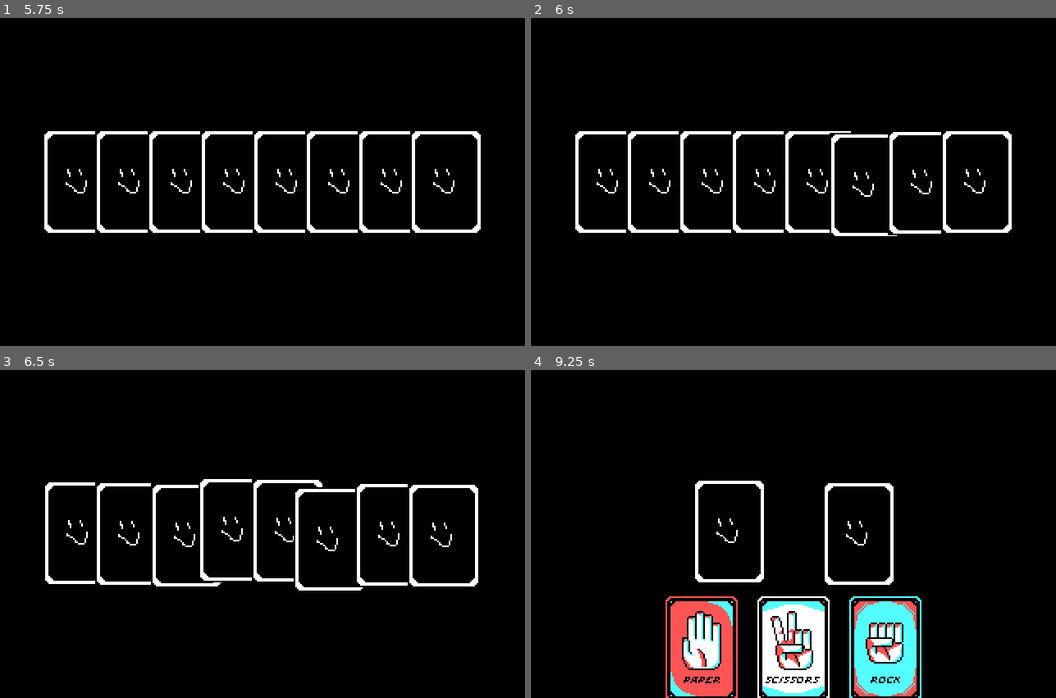
Above: before the commit, frames 1-4 (two rows, left to right).
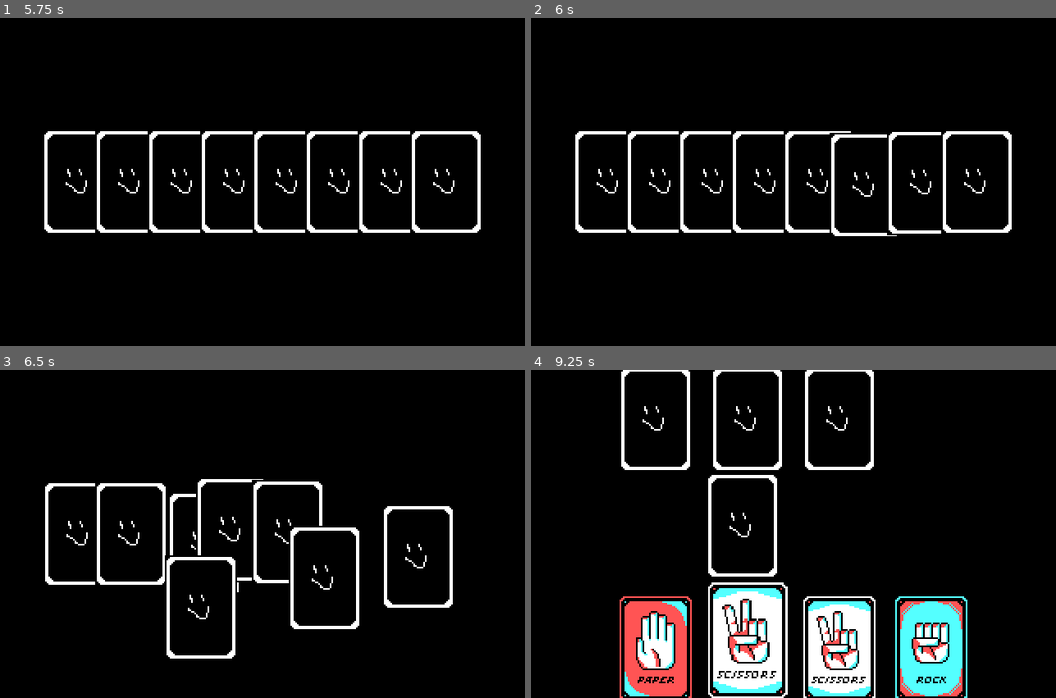
Above: after the commit, the same moments.

Repository: enunezs/EC2020GameJam
Game: Godot game, scene res://Game.tscn
The game is run twice, just before and just after one commit, with the same random seed, the same clock (stepped at 60 frames per second) and the same inputs.
Inputs (mouse positions are in pixels of both pictures, inside the frame that each line leads up to):
- Up to frame 1 (5.75 s): tap Enter at 0.5 s; move the mouse to (378, 165) at 0.52 s; click (378, 165) at 0.67 s; tap Space at 1.25 s; move the mouse to (0, 18) at 1.27 s; click (0, 18) at 1.42 s; move the mouse to (15, 37) at 2.02 s; click (15, 37) at 2.17 s; move the mouse to (173, 175) at 2.77 s; click (173, 175) at 2.92 s; move the mouse to (236, 182) at 3.52 s; click (236, 182) at 3.67 s; move the mouse to (288, 182) at 4.27 s; click (288, 182) at 4.42 s; move the mouse to (341, 182) at 5.02 s; click (341, 182) at 5.17 s
- Up to frame 2 (6 s): move the mouse to (924, 182) at 5.77 s; click (924, 182) at 5.92 s
- Up to frame 3 (6.5 s): no input
- Up to frame 4 (9.25 s): move the mouse to (977, 537) at 6.52 s; click (977, 537) at 6.67 s; move the mouse to (688, 550) at 7.27 s; click (688, 550) at 7.42 s; move the mouse to (846, 461) at 8.02 s; click (846, 461) at 8.17 s; move the mouse to (767, 599) at 8.77 s; click (767, 599) at 8.92 s

Frame 1 is identical in both runs. In frame 2, 0.1% of the frame differs, in the area x 67-77%, y 34-67%; in frame 3, 5.0%; in frame 4, 19%, in the area x 16-84%, y 0-100%.
Error before the commit: Invalid call. Nonexistent function 'face_up' in base 'Nil'. (res://MainGame.gd:142)

Commit message:
Hoverable cards. Almost there

Diff:
--- a/Cards/CardBase.gd
+++ b/Cards/CardBase.gd
@@ -14,6 +14,8 @@
 export(Texture) onready var scissors_texture
 
 var facing_up = true #Showing type by default
+
+var clickable = false
 
 #onready var rock_texture
 #onready var paper_texture
@@ -54,19 +56,16 @@
 	and event.button_index == BUTTON_LEFT \
 	and event.is_pressed():
 		self.on_click()
-	else:
-		self.on_hover()
+
 
 
 func on_click():
 	#tell parent
 	#print("CLICK")
-	get_parent().card_click(self)
+	if clickable:
+		clickable = get_parent().card_click(self)
 
-func on_hover():
-	#tell parent
-	#print("HOVER")
-	pass
+
 
 
 
@@ -77,6 +76,27 @@
 	tween.start()
 
 	yield(tween, "tween_completed")
+	#position=target
+
+func float_to(target):
+	#var tween = get_node("Tween")
+	#tween.interpolate_property(self, "position", position, target, 2, Tween.TRANS_QUINT, Tween.EASE_IN_OUT)
+	$AnimationPlayer.play("FloatUp")
+	yield( get_node("AnimationPlayer"), "animation_finished" )
+
+
+	var pos_error = 25
+	var angle_error = 20
+	#randi() % (MAX - MIN) + MIN
+
+	position = target + Vector2(randi() % (2*pos_error) - pos_error, randi() % (2*pos_error) - pos_error)
+
+	rotation_degrees = randi() % (2*angle_error) - angle_error
+	$AnimationPlayer.play("FloatDown")
+
+	#tween.start()
+
+	#yield(tween, "tween_completed")
 	#position=target
 
 
@@ -101,3 +121,20 @@
 	pass
 
 #TODO ON HOVER
+
+
+
+func _on_CardBase_mouse_entered():
+	if clickable:
+		$AnimationPlayer.play("Hover")
+	pass # Replace with function body.
+
+
+func _on_CardBase_mouse_exited():
+	if clickable:
+		$AnimationPlayer.play("Un-hover")
+	else:
+		$Sprite.scale = Vector2(1,1)
+		$Sprite.position = Vector2(0,0)
+
+	pass # Replace with function body.
--- a/Cards/CardBase.tscn
+++ b/Cards/CardBase.tscn
@@ -95,6 +95,59 @@
 "values": [ Color( 1, 1, 1, 1 ), Color( 1, 1, 1, 0 ) ]
 }
 
+[sub_resource type="Animation" id=6]
+resource_name = "Hover"
+length = 0.15
+step = 0.05
+tracks/0/type = "value"
+tracks/0/path = NodePath("Sprite:scale")
+tracks/0/interp = 1
+tracks/0/loop_wrap = true
+tracks/0/imported = false
+tracks/0/enabled = true
+tracks/0/keys = {
+"times": PoolRealArray( 0, 0.15 ),
+"transitions": PoolRealArray( 1, 2.37841 ),
+"update": 0,
+"values": [ Vector2( 1, 1 ), Vector2( 1.1, 1.1 ) ]
+}
+tracks/1/type = "value"
+tracks/1/path = NodePath("Sprite:position")
+tracks/1/interp = 1
+tracks/1/loop_wrap = true
+tracks/1/imported = false
+tracks/1/enabled = true
+tracks/1/keys = {
+"times": PoolRealArray( 0, 0.15 ),
+"transitions": PoolRealArray( 1, 1 ),
+"update": 0,
+"values": [ Vector2( 0, 0 ), Vector2( 0, -5 ) ]
+}
+tracks/2/type = "value"
+tracks/2/path = NodePath("CollisionShape2D:position")
+tracks/2/interp = 1
+tracks/2/loop_wrap = true
+tracks/2/imported = false
+tracks/2/enabled = false
+tracks/2/keys = {
+"times": PoolRealArray( 0, 0.15 ),
+"transitions": PoolRealArray( 1, 1 ),
+"update": 0,
+"values": [ Vector2( 0, 0 ), Vector2( 0, -5 ) ]
+}
+tracks/3/type = "value"
+tracks/3/path = NodePath("CollisionShape2D:scale")
+tracks/3/interp = 1
+tracks/3/loop_wrap = true
+tracks/3/imported = false
+tracks/3/enabled = false
+tracks/3/keys = {
+"times": PoolRealArray( 0, 0.15 ),
+"transitions": PoolRealArray( 1, 1 ),
+"update": 0,
+"values": [ Vector2( 1, 1 ), Vector2( 1.1, 1.1 ) ]
+}
+
 [sub_resource type="Animation" id=3]
 resource_name = "Idle"
 length = 0.1
@@ -109,6 +162,59 @@
 "transitions": PoolRealArray( 1 ),
 "update": 0,
 "values": [ Vector2( 1, 1 ) ]
+}
+
+[sub_resource type="Animation" id=7]
+resource_name = "Un-hover"
+length = 0.15
+step = 0.05
+tracks/0/type = "value"
+tracks/0/path = NodePath("Sprite:scale")
+tracks/0/interp = 1
+tracks/0/loop_wrap = true
+tracks/0/imported = false
+tracks/0/enabled = true
+tracks/0/keys = {
+"times": PoolRealArray( 0, 0.15 ),
+"transitions": PoolRealArray( 2.37841, 1 ),
+"update": 0,
+"values": [ Vector2( 1.1, 1.1 ), Vector2( 1, 1 ) ]
+}
+tracks/1/type = "value"
+tracks/1/path = NodePath("Sprite:position")
+tracks/1/interp = 1
+tracks/1/loop_wrap = true
+tracks/1/imported = false
+tracks/1/enabled = true
+tracks/1/keys = {
+"times": PoolRealArray( 0, 0.15 ),
+"transitions": PoolRealArray( 1, 1 ),
+"update": 0,
+"values": [ Vector2( 0, -5 ), Vector2( 0, 0 ) ]
+}
+tracks/2/type = "value"
+tracks/2/path = NodePath("CollisionShape2D:position")
+tracks/2/interp = 1
+tracks/2/loop_wrap = true
+tracks/2/imported = false
+tracks/2/enabled = false
+tracks/2/keys = {
+"times": PoolRealArray( 0, 0.15 ),
+"transitions": PoolRealArray( 1, 1 ),
+"update": 0,
+"values": [ Vector2( 0, -5 ), Vector2( 0, 0 ) ]
+}
+tracks/3/type = "value"
+tracks/3/path = NodePath("CollisionShape2D:scale")
+tracks/3/interp = 1
+tracks/3/loop_wrap = true
+tracks/3/imported = false
+tracks/3/enabled = false
+tracks/3/keys = {
+"times": PoolRealArray( 0, 0.15 ),
+"transitions": PoolRealArray( 1, 1 ),
+"update": 0,
+"values": [ Vector2( 1.1, 1.1 ), Vector2( 1, 1 ) ]
 }
 
 [node name="CardBase" type="Area2D"]
@@ -130,4 +236,8 @@
 anims/Flip = SubResource( 2 )
 anims/FloatDown = SubResource( 4 )
 anims/FloatUp = SubResource( 5 )
+anims/Hover = SubResource( 6 )
 anims/Idle = SubResource( 3 )
+anims/Un-hover = SubResource( 7 )
+[connection signal="mouse_entered" from="." to="." method="_on_CardBase_mouse_entered"]
+[connection signal="mouse_exited" from="." to="." method="_on_CardBase_mouse_exited"]
--- a/Game.tscn
+++ b/Game.tscn
@@ -33,7 +33,7 @@
 position = Vector2( 200, 100 )
 
 [node name="CPUCards" type="Node2D" parent="."]
-position = Vector2( 161.888, -55.8926 )
+position = Vector2( 160, 30 )
 
 [node name="CPUActiveCard" type="Node2D" parent="."]
 position = Vector2( 120, 100 )
@@ -45,6 +45,7 @@
 position = Vector2( 260, 100 )
 
 [node name="UI" type="CanvasLayer" parent="."]
+layer = -1
 script = ExtResource( 5 )
 
 [node name="ScoreBox" type="MarginContainer" parent="UI"]
--- a/MainGame.gd
+++ b/MainGame.gd
@@ -107,6 +107,9 @@
 	player_score = 0
 
 	n_ui_canvas.clear_score()
+
+	for card in player_deck:
+		card.clickable = true
 	#return
 	#start_anim()
 	print("Setup done")
@@ -140,6 +143,8 @@
 	else:
 		#Fight
 		cpu_card.face_up()
+		yield(get_tree().create_timer(1), "timeout")
+
 
 		var result = battle_cards(player_card, cpu_card)
 
@@ -165,7 +170,8 @@
 		#TODO update score
 		n_ui_canvas.update_score(player_score, cpu_score)
 
-
+		for card in player_deck:
+			card.clickable = true
 
 
 
@@ -228,14 +234,14 @@
 func card_click(card):
 
 	if not is_playing:
-		return
+		return false
 
 
 
 	if card in player_deck:
 		#select card
 		Player_pick(card)
-		pass
+		return true
 
 
 
@@ -402,7 +408,8 @@
 	#add to discard pile and move
 
 	discard_pile.append(card)
-	card.move_to(n_discard_pile.position)
-	#card.float_to(n_discard_pile.position)
+	#card.move_to(n_discard_pile.position)
+	card.float_to(n_discard_pile.position)
+	card.z_index=len(discard_pile)
 
 	pass
Not shown: 1 places in Cards/CardBase.tscn that only renumber resources
